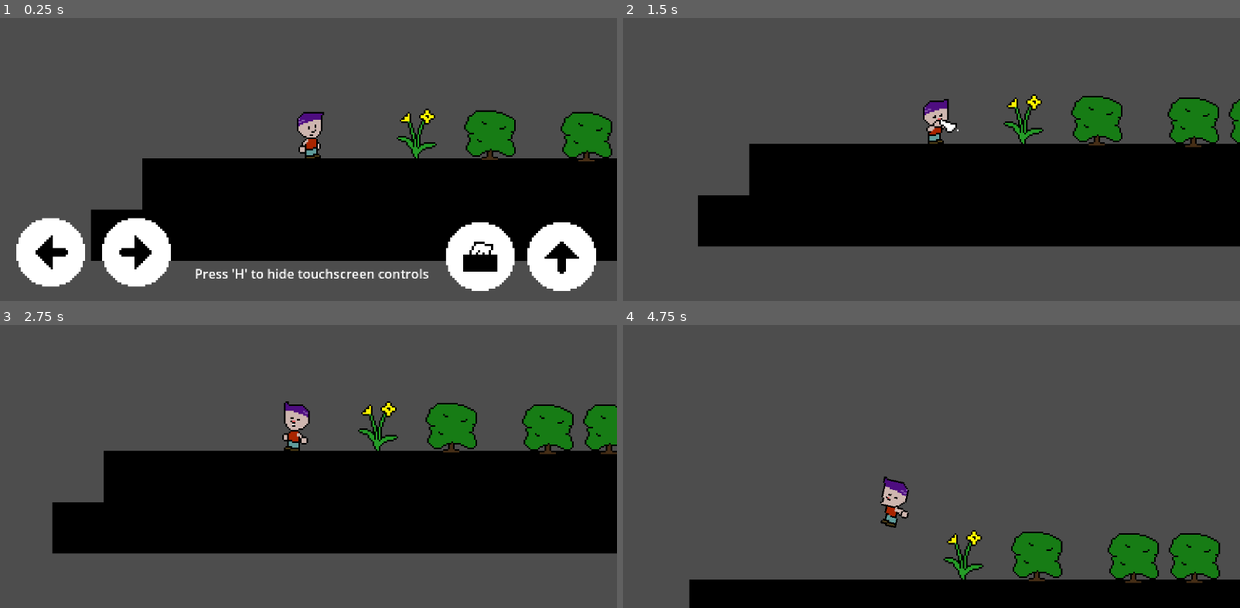
Above: before the commit, frames 1-4 (two rows, left to right).
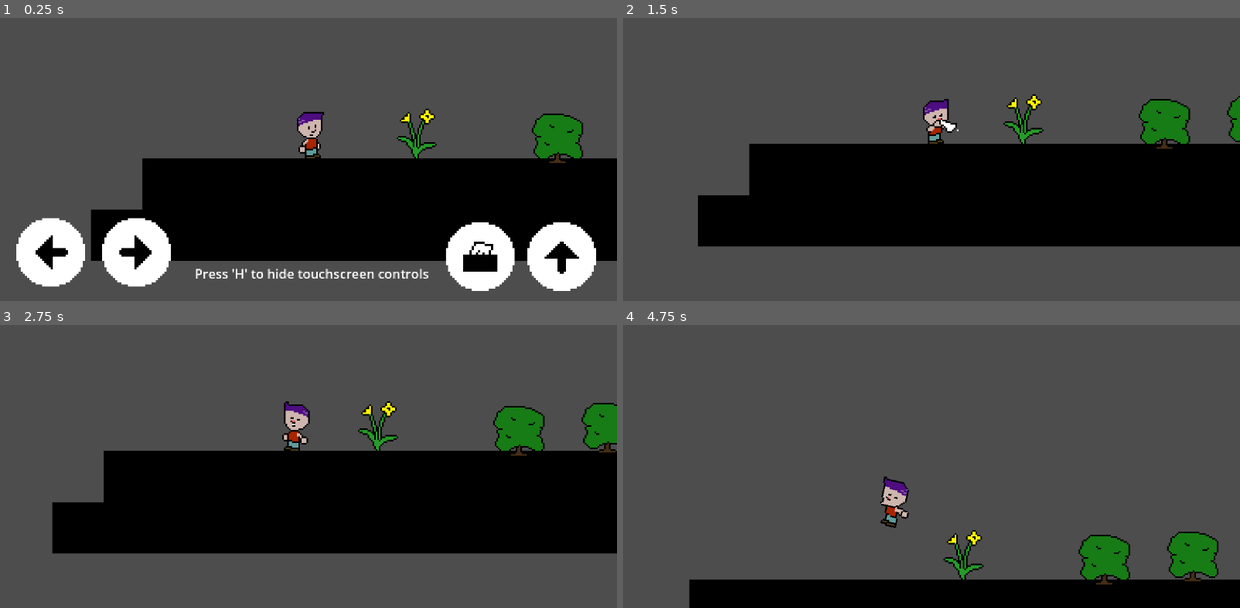
Above: after the commit, the same moments.

Repository: swordssnzdev/splat
Game: Godot game, scene res://scenes/scratch_level.tscn
Two runs of this game, one before a commit and one after it. Both use one fixed random seed, a clock stepped at 60 frames per second and the inputs below. Sound files missing from this copy of the repository are replaced by a short silence.
Inputs:
- Up to frame 1 (0.25 s): no input
- Up to frame 2 (1.5 s): tap H (hide_touchscreen) at 0.5, 1.35 s; hold D (right) from 0.53 s (still down); tap Shift (blow) at 0.6 s; tap W (jump) at 0.77 s
- Up to frame 3 (2.75 s): tap W (jump) at 1.52 s; release D (right) at 2.03 s; hold A (left) from 2.03 s (still down); tap Shift (blow) at 2.1 s
- Up to frame 4 (4.75 s): release A (left) at 2.78 s; hold D (right) 2.78-4.28 s; tap H (hide_touchscreen) at 2.85, 4.35 s; tap W (jump) at 3.02, 3.77, 4.52 s; tap Shift (blow) at 3.6 s; hold A (left) from 4.28 s (still down)

The runs differ from the first frame. In frame 1, 2.8% of the frame differs, in the area x 75-100%, y 32-52%; in frame 2, 2.9%; in frame 3, 3.1%; in frame 4, 3.2%, in the area x 62-97%, y 73-92%.

Commit message:
refactor destructibles

Diff:
--- /dev/null
+++ b/resources/destructible_board.tres
@@ -0,0 +1,10 @@
+[gd_resource type="Resource" script_class="DestructibleResource" load_steps=4 format=3 uid="uid://io37a3a0pjqp"]
+
+[ext_resource type="AudioStream" uid="uid://dxidvhd2g1jvh" path="res://assets/sounds/entities/freesound_com_klankbeeld__wood-on-mattress-004.wav" id="1_wcyju"]
+[ext_resource type="Script" path="res://scripts/destructible_resource.gd" id="2_nf5yt"]
+[ext_resource type="Texture2D" uid="uid://cp2ftm2cg8fcp" path="res://assets/sprites/sandwichboard.png" id="3_6wyew"]
+
+[resource]
+script = ExtResource("2_nf5yt")
+texture = ExtResource("3_6wyew")
+audio = ExtResource("1_wcyju")
--- /dev/null
+++ b/resources/destructible_bush.tres
@@ -0,0 +1,10 @@
+[gd_resource type="Resource" script_class="DestructibleResource" load_steps=4 format=3 uid="uid://coar6se4caqxi"]
+
+[ext_resource type="AudioStream" uid="uid://b3lcxgtcjm601" path="res://assets/sounds/entities/freesound_com_porkmuncher__leaves_impact.wav" id="1_ux0fl"]
+[ext_resource type="Script" path="res://scripts/destructible_resource.gd" id="2_48a1c"]
+[ext_resource type="Texture2D" uid="uid://cvwykaqqo0idg" path="res://assets/sprites/bush.png" id="3_0se61"]
+
+[resource]
+script = ExtResource("2_48a1c")
+texture = ExtResource("3_0se61")
+audio = ExtResource("1_ux0fl")
--- a/scenes/descructible_bush.tscn
+++ b/scenes/descructible.tscn
@@ -1,7 +1,8 @@
-[gd_scene load_steps=5 format=3 uid="uid://chhq0erdkrp78"]
+[gd_scene load_steps=6 format=3 uid="uid://chhq0erdkrp78"]
 
 [ext_resource type="Script" path="res://scripts/destructible.gd" id="1_al4e6"]
 [ext_resource type="Texture2D" uid="uid://cvwykaqqo0idg" path="res://assets/sprites/bush.png" id="2_8krc2"]
+[ext_resource type="Resource" uid="uid://coar6se4caqxi" path="res://resources/destructible_bush.tres" id="2_w4u0g"]
 [ext_resource type="AudioStream" uid="uid://b3lcxgtcjm601" path="res://assets/sounds/entities/freesound_com_porkmuncher__leaves_impact.wav" id="3_7ewxh"]
 
 [sub_resource type="CircleShape2D" id="CircleShape2D_625dm"]
@@ -14,6 +15,7 @@
 collision_layer = 2
 collision_mask = 2
 script = ExtResource("1_al4e6")
+spec = ExtResource("2_w4u0g")
 
 [node name="Sprite2D" type="Sprite2D" parent="."]
 position = Vector2(0, 7)
--- a/scenes/desctructible_board.tscn
+++ /dev/null
@@ -1,13 +0,0 @@
-[gd_scene load_steps=4 format=3 uid="uid://c3kij1hjuxqd7"]
-
-[ext_resource type="PackedScene" uid="uid://chhq0erdkrp78" path="res://scenes/descructible_bush.tscn" id="1_q3ysb"]
-[ext_resource type="Texture2D" uid="uid://cp2ftm2cg8fcp" path="res://assets/sprites/sandwichboard.png" id="2_eexyd"]
-[ext_resource type="AudioStream" uid="uid://dxidvhd2g1jvh" path="res://assets/sounds/entities/freesound_com_klankbeeld__wood-on-mattress-004.wav" id="3_a1y31"]
-
-[node name="Destructible" instance=ExtResource("1_q3ysb")]
-
-[node name="Sprite2D" parent="." index="0"]
-texture = ExtResource("2_eexyd")
-
-[node name="AudioStreamPlayer2D" parent="." index="2"]
-stream = ExtResource("3_a1y31")
--- a/scenes/scratch_level.tscn
+++ b/scenes/scratch_level.tscn
@@ -2,10 +2,10 @@
 
 [ext_resource type="Texture2D" uid="uid://xd7254rcrtip" path="res://assets/tiles/scratch.png" id="1_rwogo"]
 [ext_resource type="PackedScene" uid="uid://tmvbbkdw2g81" path="res://scenes/player.tscn" id="2_1yd7u"]
+[ext_resource type="Resource" uid="uid://io37a3a0pjqp" path="res://resources/destructible_board.tres" id="4_1qbkx"]
 [ext_resource type="PackedScene" uid="uid://d3djr16fwtnr2" path="res://scenes/trigger.tscn" id="5_4wyds"]
-[ext_resource type="PackedScene" uid="uid://ddbw3shgvuvaq" path="res://scenes/touchscreen.tscn" id="6_vxqgb"]
-[ext_resource type="PackedScene" uid="uid://chhq0erdkrp78" path="res://scenes/descructible_bush.tscn" id="6_wt135"]
-[ext_resource type="PackedScene" uid="uid://c3kij1hjuxqd7" path="res://scenes/desctructible_board.tscn" id="26_04dqb"]
+[ext_resource type="PackedScene" path="res://scenes/touchscreen.tscn" id="6_vxqgb"]
+[ext_resource type="PackedScene" uid="uid://chhq0erdkrp78" path="res://scenes/descructible.tscn" id="6_wt135"]
 
 [sub_resource type="TileSetAtlasSource" id="TileSetAtlasSource_y1unv"]
 texture = ExtResource("1_rwogo")
@@ -33,47 +33,44 @@
 
 [node name="Destructible" type="Node" parent="."]
 
-[node name="Bush" parent="Destructible" instance=ExtResource("6_wt135")]
-position = Vector2(173, -76)
+[node name="Destructible" parent="Destructible" instance=ExtResource("6_wt135")]
+position = Vector2(63, -13)
 
-[node name="Bush2" parent="Destructible" instance=ExtResource("6_wt135")]
-position = Vector2(64, -12)
+[node name="Destructible2" parent="Destructible" instance=ExtResource("6_wt135")]
+position = Vector2(8, -11)
 
-[node name="Bush3" parent="Destructible" instance=ExtResource("6_wt135")]
-position = Vector2(26, -12)
+[node name="Destructible3" parent="Destructible" instance=ExtResource("6_wt135")]
+position = Vector2(183, -78)
 
-[node name="Bush4" parent="Destructible" instance=ExtResource("6_wt135")]
-position = Vector2(-34, -13)
+[node name="Destructible4" parent="Destructible" instance=ExtResource("6_wt135")]
+position = Vector2(530, -47)
 
-[node name="Bush7" parent="Destructible" instance=ExtResource("6_wt135")]
-position = Vector2(558, -46)
+[node name="Destructible5" parent="Destructible" instance=ExtResource("6_wt135")]
+position = Vector2(857, 19)
 
-[node name="Bush8" parent="Destructible" instance=ExtResource("6_wt135")]
-position = Vector2(690, 18)
+[node name="Destructible6" parent="Destructible" instance=ExtResource("6_wt135")]
+position = Vector2(753, 22)
 
-[node name="Bush9" parent="Destructible" instance=ExtResource("6_wt135")]
-position = Vector2(793, 18)
+[node name="Destructible7" parent="Destructible" instance=ExtResource("6_wt135")]
+position = Vector2(843, -143)
 
-[node name="Bush10" parent="Destructible" instance=ExtResource("6_wt135")]
-position = Vector2(1284, -14)
+[node name="Destructible8" parent="Destructible" instance=ExtResource("6_wt135")]
+position = Vector2(1314, -11)
 
-[node name="Bush11" parent="Destructible" instance=ExtResource("6_wt135")]
-position = Vector2(1531, -78)
+[node name="Destructible9" parent="Destructible" instance=ExtResource("6_wt135")]
+position = Vector2(1656, -301)
 
-[node name="Bush12" parent="Destructible" instance=ExtResource("6_wt135")]
-position = Vector2(1710, -301)
+[node name="Destructible10" parent="Destructible" instance=ExtResource("6_wt135")]
+position = Vector2(1346, -237)
+spec = ExtResource("4_1qbkx")
 
-[node name="Bush13" parent="Destructible" instance=ExtResource("6_wt135")]
-position = Vector2(1387, -238)
+[node name="Destructible11" parent="Destructible" instance=ExtResource("6_wt135")]
+position = Vector2(1007, -270)
+spec = ExtResource("4_1qbkx")
 
-[node name="Board" parent="Destructible" instance=ExtResource("26_04dqb")]
-position = Vector2(401, -206)
-
-[node name="Board2" parent="Destructible" instance=ExtResource("26_04dqb")]
-position = Vector2(878, 20)
-
-[node name="Board3" parent="Destructible" instance=ExtResource("26_04dqb")]
-position = Vector2(1003, -269)
+[node name="Destructible12" parent="Destructible" instance=ExtResource("6_wt135")]
+position = Vector2(409, -204)
+spec = ExtResource("4_1qbkx")
 
 [node name="Trigger" parent="." instance=ExtResource("5_4wyds")]
 
--- a/scripts/destructible.gd
+++ b/scripts/destructible.gd
@@ -1,4 +1,8 @@
 extends Area2D
+
+class_name Destructible
+
+@export var spec: DestructibleResource
 
 enum State {OK, DESTROYED}
 
@@ -7,6 +11,10 @@
 
 var state = State.OK
 
+func _ready() -> void:
+	sprite_2d.set_texture(spec.texture)
+	audio_stream_player_2d.set_stream(spec.audio)
+
 func _on_area_entered(area: Area2D) -> void:
 	if area.get_name() == "AttackSnz":
 		if state == State.OK:
--- /dev/null
+++ b/scripts/destructible_resource.gd
@@ -0,0 +1,10 @@
+extends Resource
+
+class_name DestructibleResource
+
+@export var texture: Texture
+@export var audio: AudioStream
+
+func _init(t: Texture = preload("res://assets/sprites/npc1.png"), a: AudioStream = preload("res://assets/sounds/entities/freesound_com_porkmuncher__leaves_impact.wav")):
+	texture = t
+	audio = a
